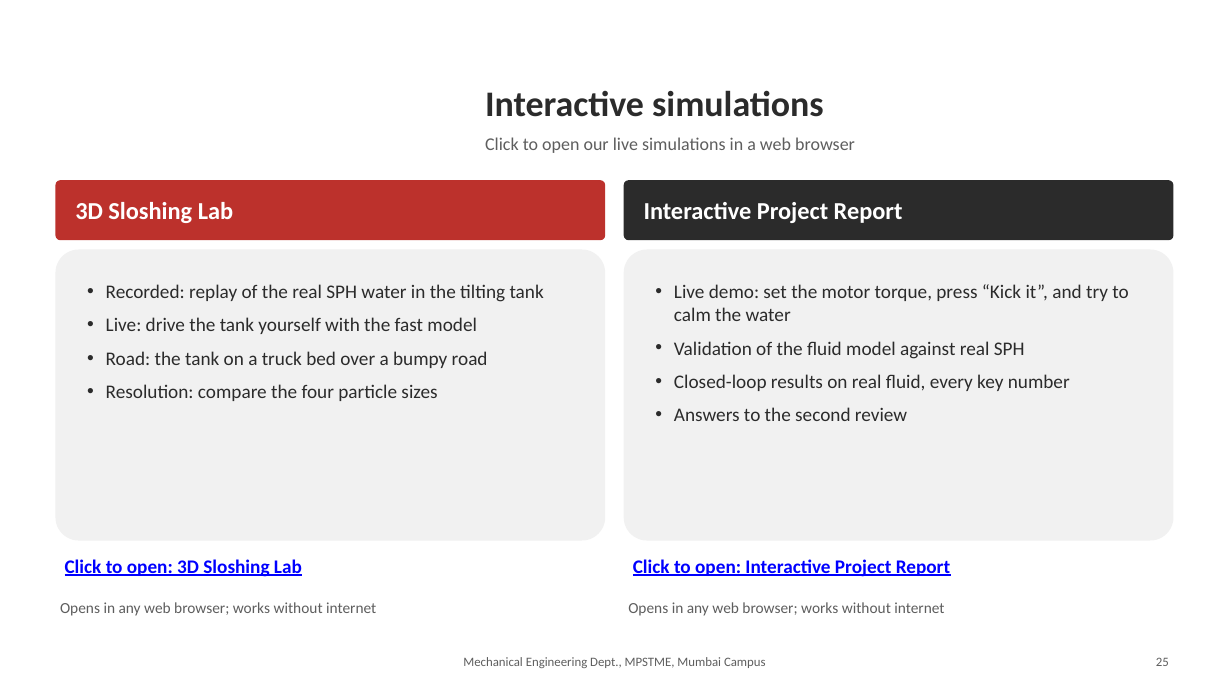
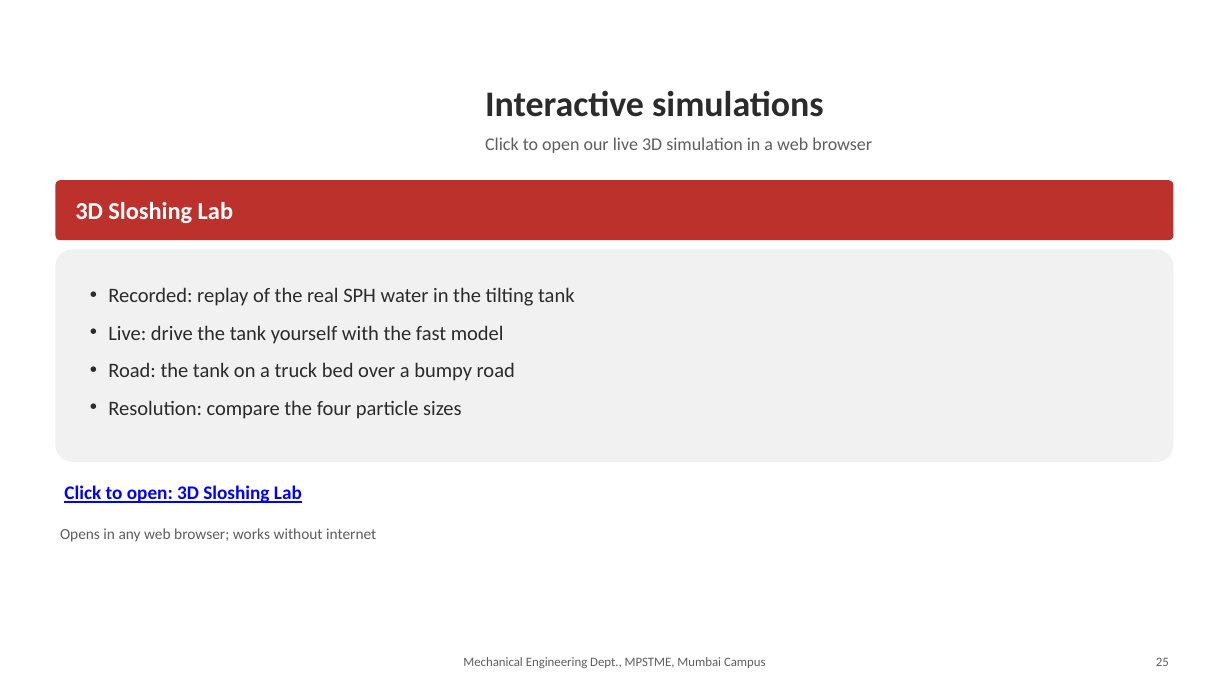
Before and after one commit to RacerRed505/LiquidSloshingRL-Capstone, a slide deck: slide 25 of docs/presentation/Liquid_Sloshing_Final_Presentation.pptx. Drawn at 1232x693 pixels with LibreOffice and Linux fonts; fonts in the diff are those of the drawing; background and template pictures are left out. Boxes give left, top, right and bottom in pixels: in the first picture for what was removed or moved away, otherwise in the second. Text is boxed around its words. In the diff, an @@ line names an element or a change of style, - is before the commit and + after.

Commit message:
Show only the 3D lab on the interactive-simulations slide

```diff
--- a/docs/presentation/Liquid_Sloshing_Final_Presentation.pptx
+++ b/docs/presentation/Liquid_Sloshing_Final_Presentation.pptx
@@ text at <box>485,137,872,153</box>: text changed @@
-Click to open our live simulations in a web browser
+Click to open our live 3D simulation in a web browser
@@ rounded rectangle "3D Sloshing Lab": place and size @@
-rounded rectangle "3D Sloshing Lab" at <box>55,180,605,240</box>
+rounded rectangle "3D Sloshing Lab" at <box>55,180,1174,240</box>
@@ rounded rectangle removed at <box>624,180,1174,240</box> @@
-Interactive Project Report
@@ rounded rectangle "Recorded: replay of the real ...": place and size @@
-rounded rectangle "Recorded: replay of the real ..." at <box>55,250,605,541</box>
+rounded rectangle "Recorded: replay of the real ..." at <box>55,250,1174,462</box>
@@ rounded rectangle "Recorded: replay of the real ..." at <box>55,250,1174,462</box>: size 15 to 16 pt; more space between paragraphs @@
@@ rounded rectangle removed at <box>624,250,1174,541</box> @@
-• Live demo: set the motor torque, press “Kick it”, and try to calm the water
-• Validation of the fluid model against real SPH
-• Closed-loop results on real fluid, every key number
-• Answers to the second review
@@ text "Click to open: 3D Sloshing ...": place and size @@
-text "Click to open: 3D Sloshing ..." at <box>65,559,302,577</box>
+text "Click to open: 3D Sloshing ..." at <box>64,485,302,503</box>
@@ text "Opens in any web browser; ...": place and size @@
-text "Opens in any web browser; ..." at <box>60,602,376,616</box>
+text "Opens in any web browser; ..." at <box>60,528,376,542</box>
@@ text removed at <box>633,559,950,577</box> @@
-Click to open: Interactive Project Report
@@ text removed at <box>628,602,944,616</box> @@
-Opens in any web browser; works without internet
```
Also in this commit, not shown: 1 other file.
